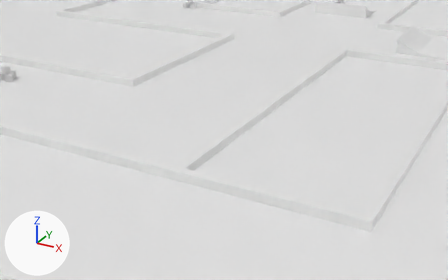
The Blender file blender/track_2.blend, before and after one commit.
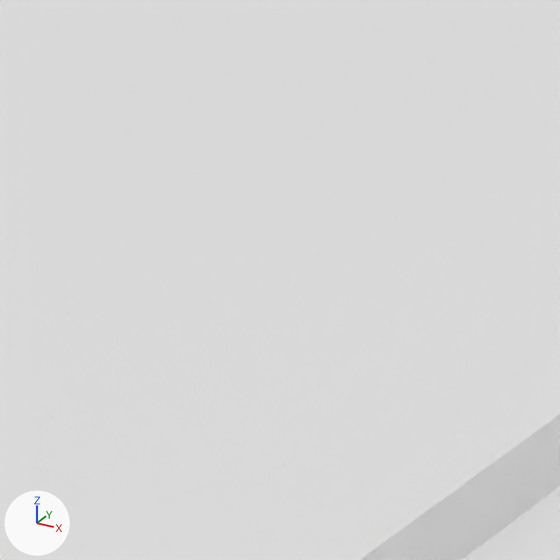
Old and new are each drawn from a camera (50 mm lens) standing at (81.4, -212.1, 56.0) and looking at (13.4, -88.5, -5.8) and again close up on the part from 38% to 52% of the width and 31% to 54% of the height. Lighting does not change. The marker at lower left points along +X, +Y and +Z.

In view in the first close-up: 'ground', 'wall'.
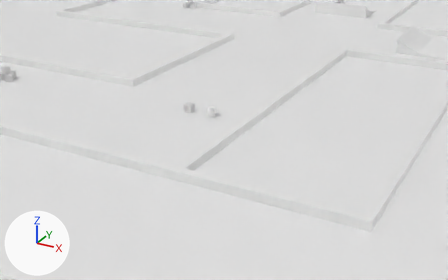
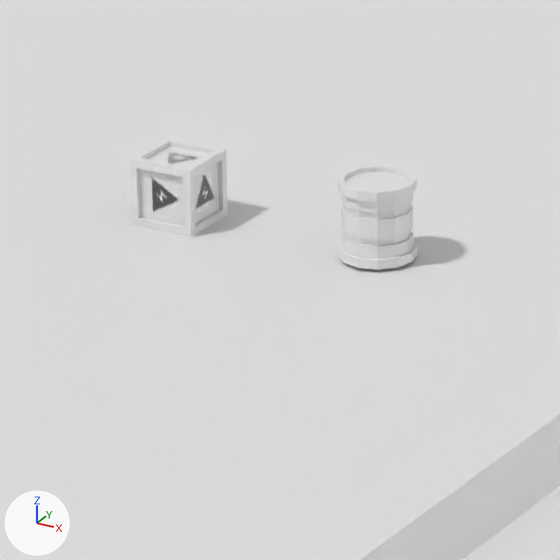
The change, as a diff of the scene's bpy script:
```diff
--- a/blender/track_2.blend.py
+++ b/blender/track_2.blend.py
@@ me_cube_003 @@
+me_cube_003.from_pydata(...)  # 28 vertices, 19 faces; spans x 0.86..1.0, y -1.0..1.0, z -1.0..1.0
@@ me_cube_008 @@
+me_cube_008.from_pydata(...)  # 216 vertices, 184 faces; spans x -1.11..1.11, y -1.11..1.11, z -1.15..1.15
@@ col_shock_cube @@
+col_shock_cube = bpy.data.collections.new('shock_cube')
+col_shock_cube.objects.link(ob_empty_028)
+col_shock_cube.objects.link(ob_shock_cube_001)
+col_shock_cube.objects.link(ob_hull_002)
@@ col_exploding_shock_barrel @@
+col_exploding_shock_barrel = bpy.data.collections.new('exploding_shock_barrel')
+col_exploding_shock_barrel.objects.link(ob_barrel)
+col_exploding_shock_barrel.objects.link(ob_empty_029)
@@ ob_shock_cube @@
+ob_shock_cube = bpy.data.objects.new('shock_cube', None)
+ob_shock_cube.parent = ob_empty_027
+ob_shock_cube.matrix_parent_inverse = Matrix(((1.0, 0.0, 0.0, -1.982), (0.0, 1.0, 0.0, 88.28), (0.0, 0.0, 1.0, -1.0), (0.0, 0.0, 0.0, 1.0)))
+ob_shock_cube.location = (1.982, -88.28, 1.0)
+ob_shock_cube.instance_type = 'COLLECTION'
+ob_shock_cube.instance_collection = col_shock_cube
@@ ob_empty_027 @@
+ob_empty_027 = bpy.data.objects.new('Empty.027', None)
+ob_empty_027.location = (3.606, -88.73, 1.0)
@@ ob_empty_028 @@
+ob_empty_028 = bpy.data.objects.new('Empty.028', None)
+ob_empty_028.location = (0.0, 0.0, 0.0)
+ob_empty_028.rotation_euler = (1.571, -1.571, 0.0)  # degrees (90, -90, 0)
@@ ob_hull_002 @@
+ob_hull_002 = bpy.data.objects.new('hull.002', None)
+ob_hull_002.parent = ob_shock_cube_001
+ob_hull_002.location = (0.0, 0.0, 0.0)
@@ ob_shock_cube_001 @@
+ob_shock_cube_001 = bpy.data.objects.new('shock_cube.001', me_cube_003)
+ob_shock_cube_001.location = (0.0, 0.0, 0.0)
+_m = ob_shock_cube_001.modifiers.new('Mirror', 'MIRROR')
+_m = ob_shock_cube_001.modifiers.new('Array', 'ARRAY')
+_m.count = 3
+_m.use_constant_offset = True
+_m.constant_offset_displace = (-2.0, 0.0, 0.0)
+_m.use_merge_vertices = True
+_m.use_object_offset = True
+_m.offset_object = ob_empty_028
@@ ob_exploding_shock_barrel @@
+ob_exploding_shock_barrel = bpy.data.objects.new('exploding_shock_barrel', None)
+ob_exploding_shock_barrel.parent = ob_empty_026
+ob_exploding_shock_barrel.location = (0.0, 0.0, 0.0)
+ob_exploding_shock_barrel.instance_type = 'COLLECTION'
+ob_exploding_shock_barrel.instance_collection = col_exploding_shock_barrel
@@ ob_empty_026 @@
+ob_empty_026 = bpy.data.objects.new('Empty.026', None)
+ob_empty_026.location = (10.07, -88.63, 1.246)
@@ ob_empty_029 @@
+ob_empty_029 = bpy.data.objects.new('Empty.029', None)
+ob_empty_029.parent = ob_barrel
+ob_empty_029.matrix_parent_inverse = Matrix(((1.0, 0.0, 0.0, 0.0), (0.0, 1.0, 0.0, 0.0), (0.0, 0.0, 1.0, -1.145), (0.0, 0.0, 0.0, 1.0)))
+ob_empty_029.location = (0.0, 0.0, 1.142)
+ob_empty_029.scale = (1.11, 1.11, 1.14)
@@ ob_barrel @@
+ob_barrel = bpy.data.objects.new('barrel', me_cube_008)
+ob_barrel.location = (0.0, 0.0, 0.0)
```

Where the change shows, as pixel boxes [x1, y1, x2, y2] in the close-ups (560 x 560 px):
'shock_cube', added: after [129, 138, 228, 237]
'exploding_shock_barrel', added: after [337, 165, 417, 270]
